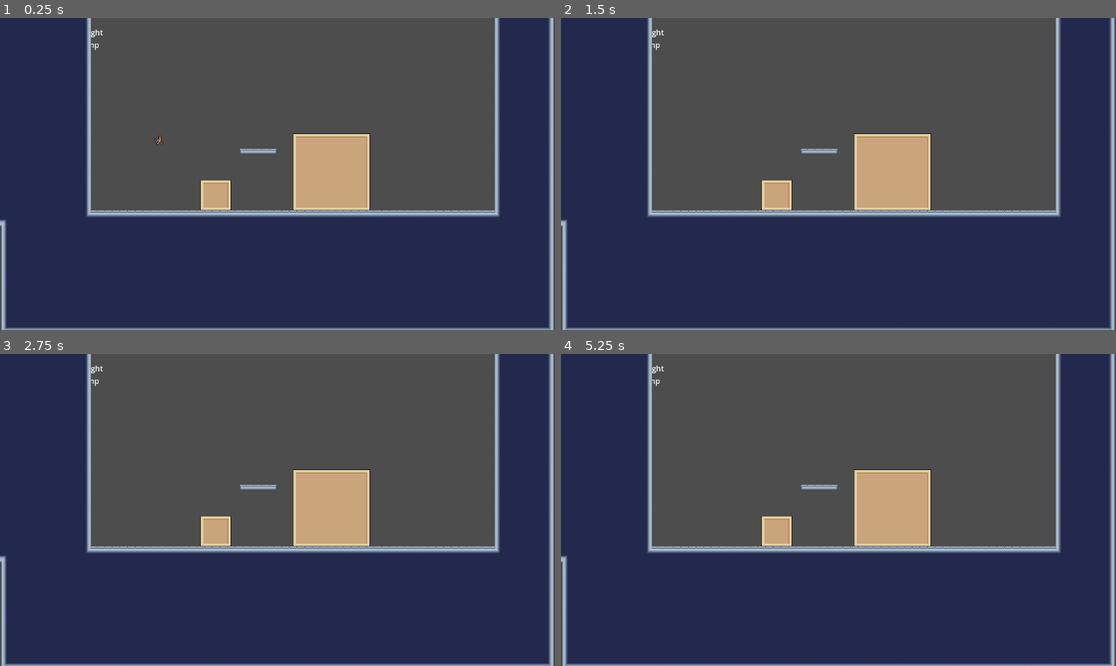
Above: before the commit, frames 1-4 (two rows, left to right).
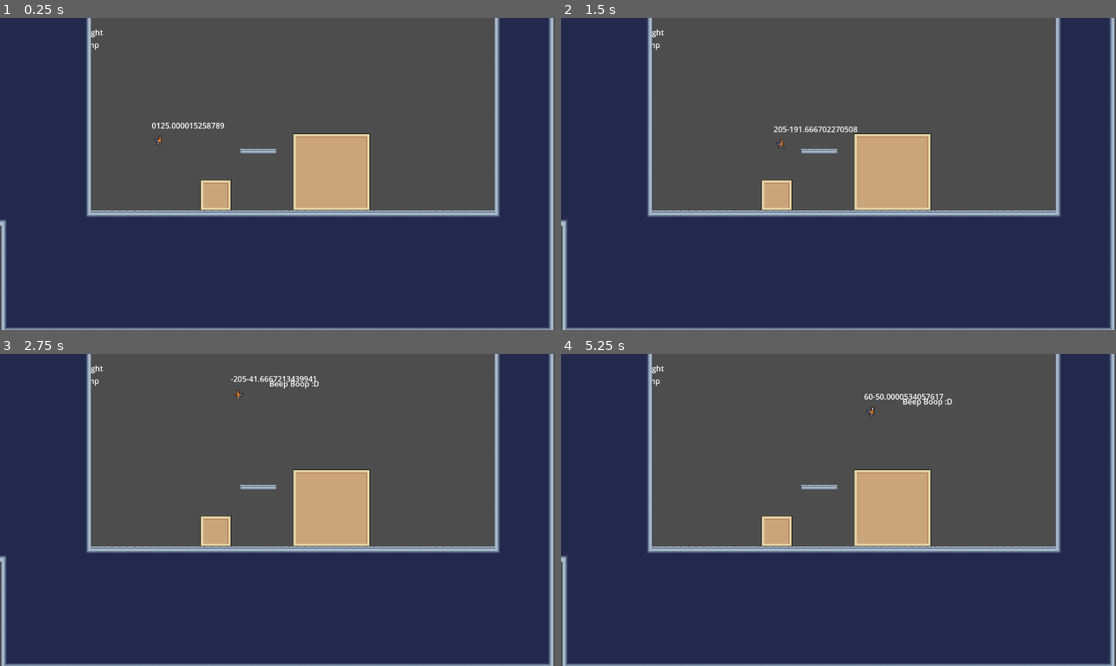
Above: after the commit, the same moments.

Repository: Cradac/H.O.R.S.T.
Game: Godot game, scene res://basic_scene.tscn
Two runs of this game, one before a commit and one after it. Both use one fixed random seed, a clock stepped at 60 frames per second and the inputs below. The engine's default icon, where the game draws it, is replaced by a stand-in: a white triangle on a blue panel in a dark square.
Inputs:
- Up to frame 1 (0.25 s): no input
- Up to frame 2 (1.5 s): hold F (action) 0.53-1.28 s; hold Right (move_right) from 0.53 s (still down); tap Space (jump) at 0.77, 0.8, 1.07, 1.35 s
- Up to frame 3 (2.75 s): tap Space (jump) at 1.52, 1.82, 2.3 s; tap F (action) at 1.55 s; release Right (move_right) at 2.03 s; hold Left (move_left) from 2.03 s (still down); hold F (action) from 2.03 s (still down)
- Up to frame 4 (5.25 s): release Left (move_left) at 2.78 s; release F (action) at 2.78 s; hold Right (move_right) 2.78-4.28 s; tap F (action) at 2.85, 4.35 s; tap Space (jump) at 3.02, 3.32, 3.6, 3.77, 4.07, 4.52, 4.82 s; hold Left (move_left) 4.28-5.03 s; hold Right (move_right) from 5.03 s (still down); hold F (action) from 5.03 s (still down)

The runs differ from the first frame. In frame 1, 0.2% of the frame differs, in the area x 27-41%, y 33-36%; in frame 2, 0.2%; in frame 3, 0.3%; in frame 4, 0.3%, in the area x 54-71%, y 12-21%.

Commit message:
jumpy stuff less borked

Diff:
--- a/Character.gd
+++ b/Character.gd
@@ -5,9 +5,10 @@
 @export var FRICTION = 500
 @export var JUMP_FORCE = 250
 @export var GRAVITY = 500
-
+@export var ram_size = 1
 @onready var _animated_sprite = $AnimatedSprite2D
 
+var extensions: Array[Extension]
 var prev_x = 1
 
 func _process(delta):
@@ -20,10 +21,6 @@
 	move(delta)
 
 
-@export var ram_size = 1
-var extensions: Array[Extension]
-
-
 @onready var axis = Vector2.ZERO
 
 const DoubleJump = preload("res://extensions/DoubleJump.gd")
@@ -32,19 +29,15 @@
 	var x  = 0
 	x = int(Input.is_action_pressed("move_right")) - int(Input.is_action_pressed("move_left"))
 
-
 	if x == 0:
 		if is_on_floor():
 			apply_friction(FRICTION * delta)
 			_animated_sprite.play("idle")
 	else:
-		#velocity.x += x * ACCELERATION * delta
 		if sign(x) == sign(prev_x):
-			print("same dir")
-			velocity.x += x * ACCELERATION * delta
-
+			if abs(velocity.x) <= MAX_SPEED:
+				velocity.x += x * ACCELERATION * delta
 		else:
-			print("dir change")
 			velocity.x = velocity.x / 2
 			velocity.x = x * ACCELERATION * delta
 		_animated_sprite.play("walk")
@@ -56,13 +49,10 @@
 
 	velocity.y += GRAVITY * delta
 	if Input.is_action_just_pressed("jump") and may_i_jump():
-		#velocity.y -= JUMP_FORCE
 		jump(JUMP_FORCE)
 
-
-	velocity.x = velocity.limit_length(MAX_SPEED).x
-	print(MAX_SPEED)
 	print(velocity)
+	get_node("speed").text = str(velocity.x) + "" + str(velocity.y)
 	move_and_slide()
 	prev_x = x
 
--- a/basic_scene.tscn
+++ b/basic_scene.tscn
@@ -427,13 +427,13 @@
 position = Vector2(802.75, 560)
 shape = SubResource("RectangleShape2D_lt3uu")
 
+[node name="CollisionShape2D3" type="CollisionShape2D" parent="StaticBody2D2"]
+position = Vector2(802.75, 560)
+shape = SubResource("RectangleShape2D_lt3uu")
+
 [node name="Character" parent="." instance=ExtResource("1_2cpjx")]
 position = Vector2(332, 235)
-MAX_SPEED = 200
-ACCELERATION = 300
 FRICTION = 1500
-JUMP_FORCE = 250
-GRAVITY = 500
 
 [node name="StaticBody2D" type="StaticBody2D" parent="."]
 visible = false
@@ -453,23 +453,19 @@
 space -> jump
 f -> action"
 
-[node name="StaticBody2D2" type="StaticBody2D" parent="."]
+[node name="StaticBody2D3" type="StaticBody2D" parent="."]
 visible = false
 position = Vector2(290, 15)
-
-[node name="CollisionShape2D" type="CollisionShape2D" parent="StaticBody2D2"]
-position = Vector2(802.75, 560)
-shape = SubResource("RectangleShape2D_lt3uu")
-
-[node name="StaticBody2D3" type="StaticBody2D" parent="."]
-visible = false
-position = Vector2(390, -321)
-rotation = 0.363703
 
 [node name="CollisionShape2D" type="CollisionShape2D" parent="StaticBody2D3"]
 position = Vector2(1179, 623)
 rotation = 0.448407
 shape = SubResource("RectangleShape2D_d1wpv")
+
+[node name="StaticBody2D4" type="StaticBody2D" parent="."]
+visible = false
+position = Vector2(390, -321)
+rotation = 0.363703
 
 [node name="TileMap" type="TileMap" parent="."]
 tile_set = SubResource("TileSet_47nh2")
--- a/character.tscn
+++ b/character.tscn
@@ -9,10 +9,6 @@
 
 [node name="Character" type="CharacterBody2D"]
 script = ExtResource("1_chlop")
-MAX_SPEED = 50
-ACCELERATION = 10
-JUMP_FORCE = 100
-GRAVITY = 100
 
 [node name="Sprite2D" type="Sprite2D" parent="."]
 visible = false
@@ -36,3 +32,9 @@
 offset_right = 191.0
 offset_bottom = 4.0
 text = "Beep Boop :D"
+
+[node name="speed" type="Label" parent="."]
+offset_left = -17.0
+offset_top = -40.0
+offset_right = 23.0
+offset_bottom = -17.0
--- a/extensions/DoubleJump.gd
+++ b/extensions/DoubleJump.gd
@@ -8,9 +8,8 @@
 func handle_action(character: Player, delta):
 	if !character.is_on_floor():
 		if Input.is_action_just_pressed("jump") && can_use():
-			#character.velocity.y -=  character.JUMP_FORCE
-			#character._animated_sprite.play("jump")
-			character.jump(character.JUMP_FORCE / 2)
+			character.velocity.y = 0
+			character.jump(character.JUMP_FORCE)
 			used_jump = true
 	else:
 		used_jump = false
--- /dev/null
+++ b/testlvl_phil.tscn
@@ -0,0 +1,17 @@
+[gd_scene load_steps=3 format=3 uid="uid://2yt4g86ehe3a"]
+
+[ext_resource type="PackedScene" uid="uid://dkxa5ykfmobjr" path="res://character.tscn" id="1_yssot"]
+
+[sub_resource type="RectangleShape2D" id="RectangleShape2D_j77wx"]
+size = Vector2(2082, 20)
+
+[node name="testlvl_phil" type="Node2D"]
+
+[node name="Character" parent="." instance=ExtResource("1_yssot")]
+position = Vector2(361, 317)
+
+[node name="StaticBody2D" type="StaticBody2D" parent="."]
+
+[node name="CollisionShape2D" type="CollisionShape2D" parent="StaticBody2D"]
+position = Vector2(1057, 369)
+shape = SubResource("RectangleShape2D_j77wx")
Not shown: 1 places in basic_scene.tscn that only renumber resources
